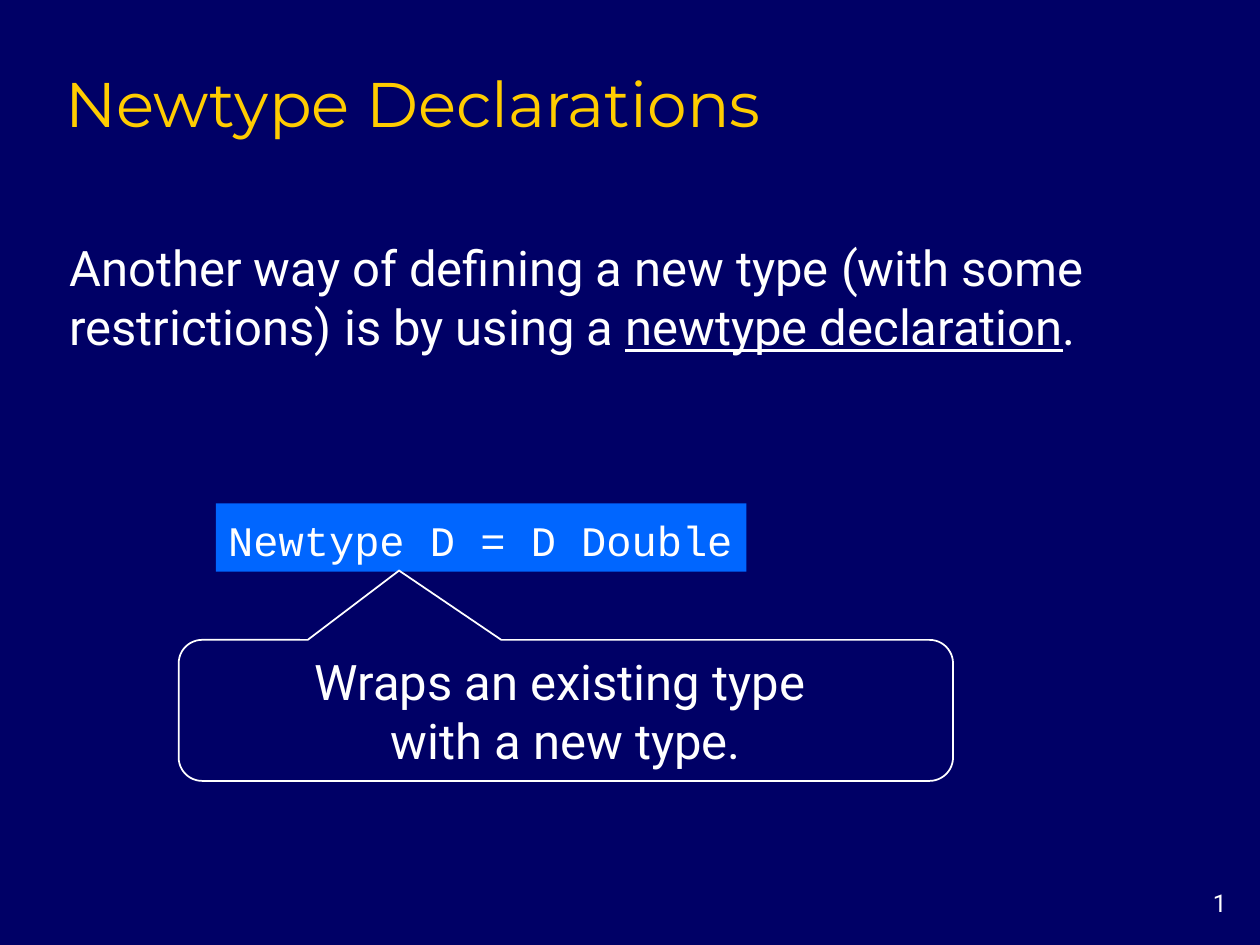
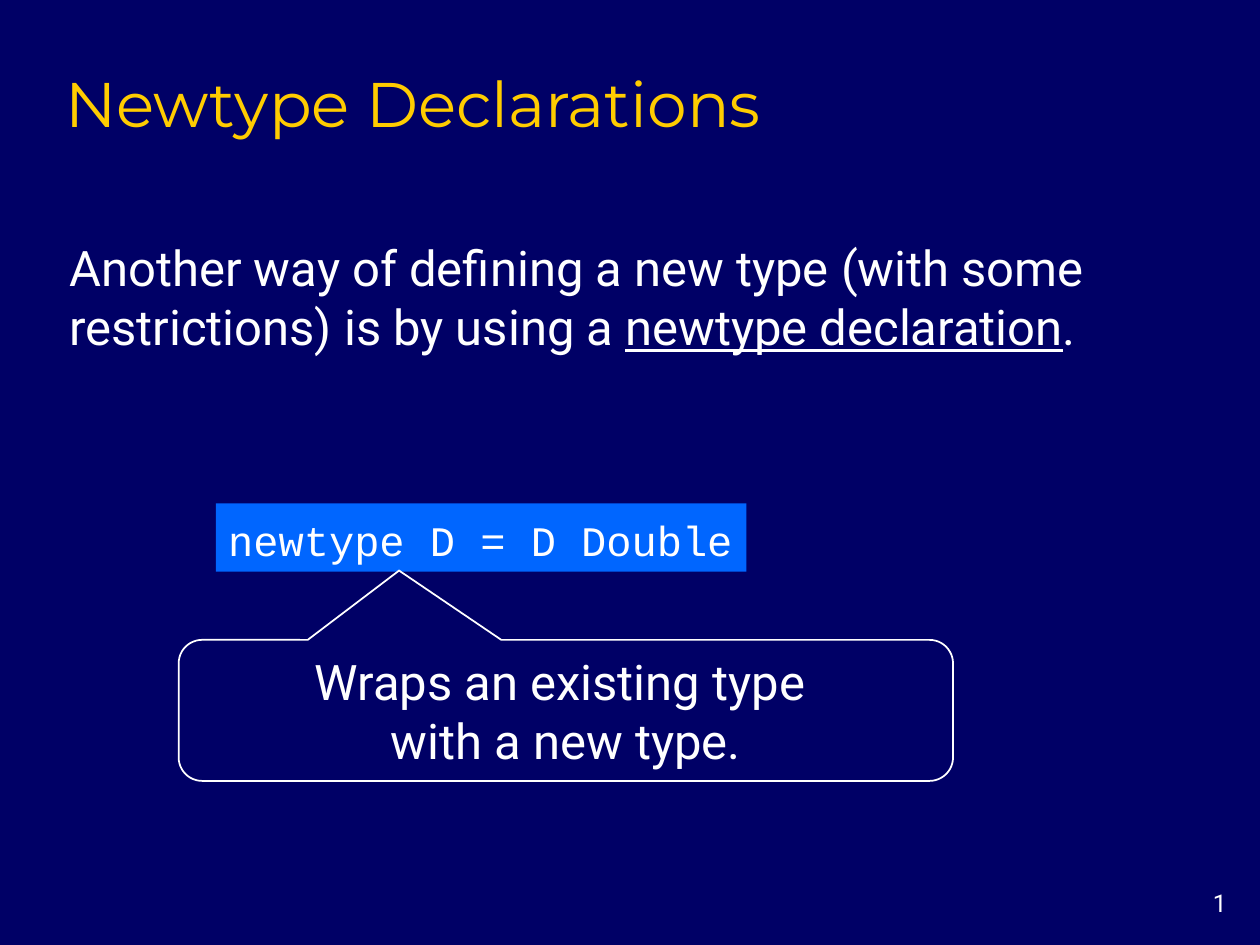
Before and after one commit to markgrebe/EECS776, a slide deck: slide 1 of newtype.ppt. Drawn at 1260x945 pixels with LibreOffice and Linux fonts; fonts in the diff are those of the drawing. Boxes give left, top, right and bottom in pixels: in the first picture for what was removed or moved away, otherwise in the second. Text is boxed around its words. In the diff, an @@ line names an element or a change of style, - is before the commit and + after.

Commit message:
Fixed newtype slides

```diff
--- a/newtype.ppt
+++ b/newtype.ppt
@@ text in rectangle at [228, 526, 732, 565]: text changed @@
-Newtype D = D Double
+newtype D = D Double
```
Also in this commit, not shown: 1 other slide changed, 1 other file.
